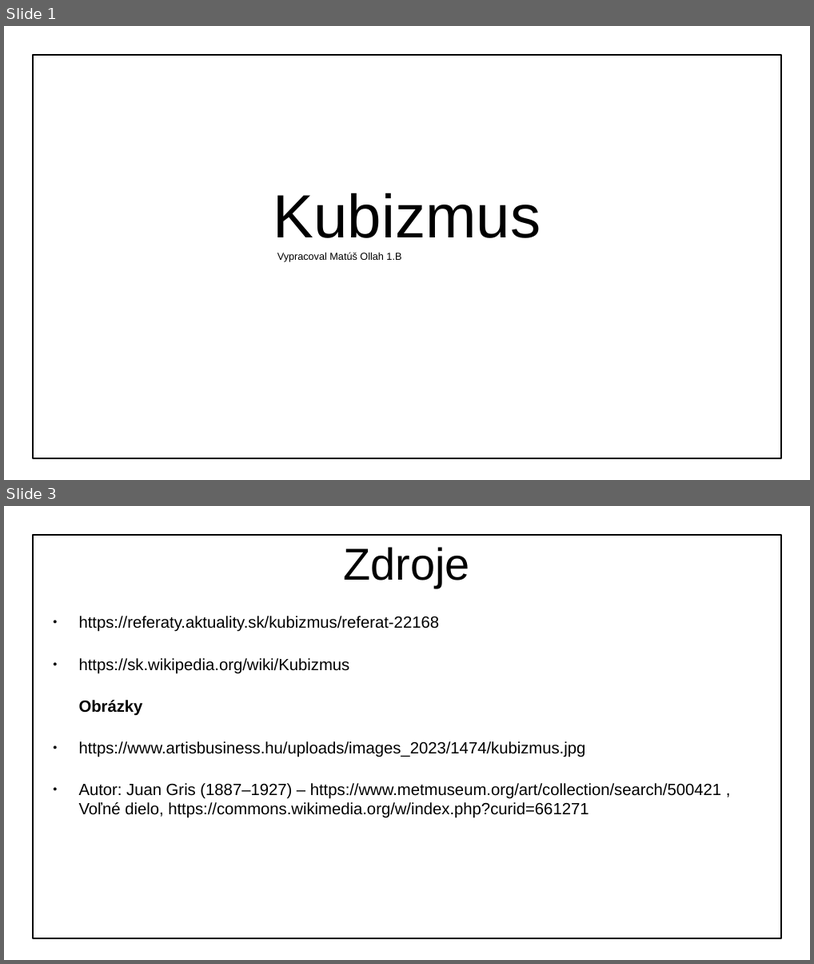
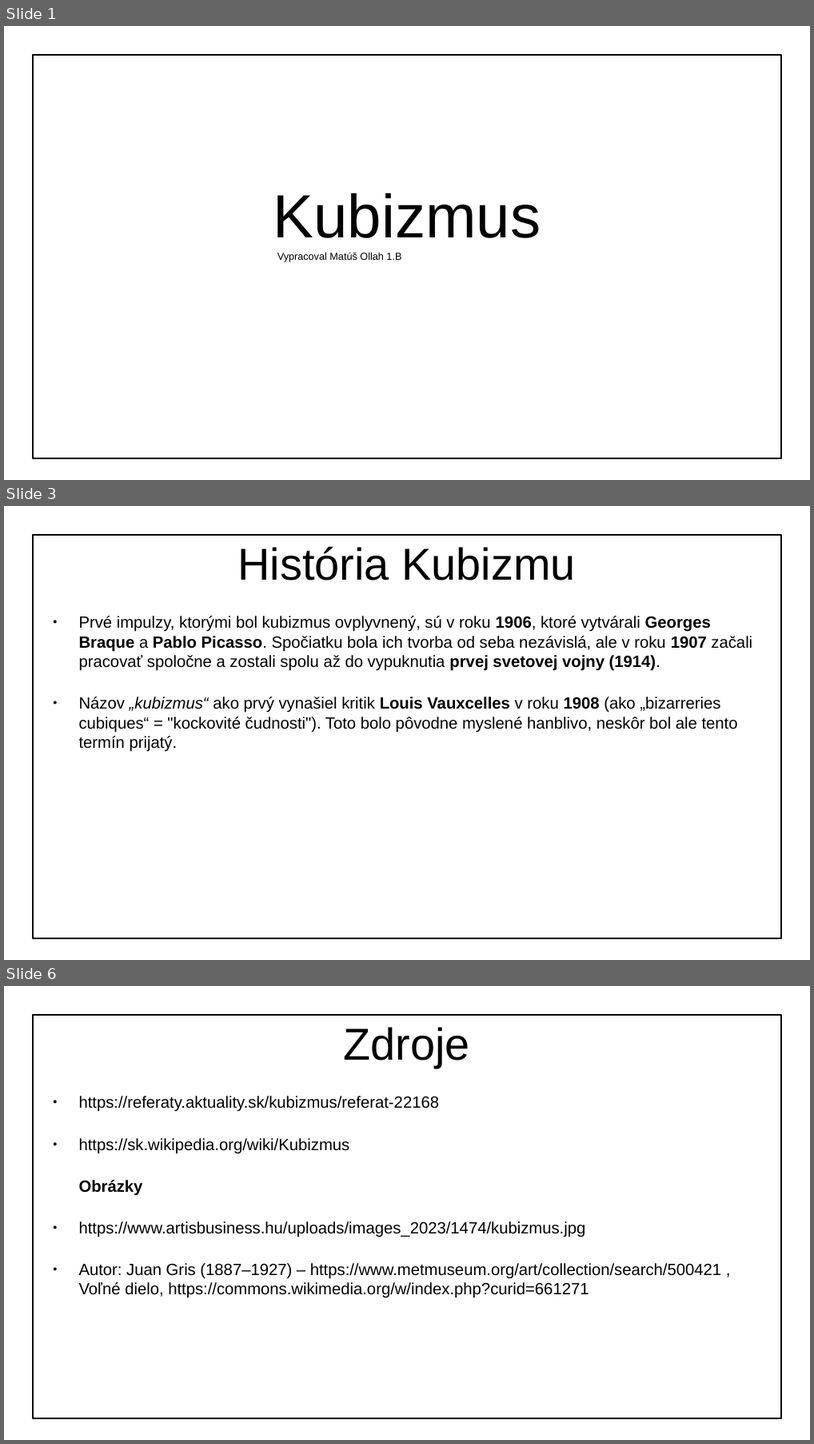
Before and after one commit to MatusOllah/kubizmus-ukl, a slide deck: kubizmus-ukl.odp. Shown one above the other, each under a label of ours: slides 1 and 3 before the commit, slides 1, 3 and 6 after it; the slides between them are not shown. The pictures are 814x964 and 814x1444 pixels, drawn with LibreOffice and Linux fonts; fonts in the diff are those of the drawing; background and template pictures are left out. Boxes give left, top, right and bottom in pixels: in the first picture for what was removed or moved away, otherwise in the second. Text is boxed around its words. In the diff, an @@ line names an element or a change of style, - is before the commit and + after.

Commit message:
história kubizmu

```diff
--- a/kubizmus-ukl.odp
+++ b/kubizmus-ukl.odp
@@ slide 3 added at bbox=[4, 506, 810, 960], background picture (left out) @@
@@ rectangle added at bbox=[33, 535, 782, 938], fill #FFFFFF at 75% opacity, outline #000000 2.01 pt @@
@@ title added at bbox=[238, 547, 575, 580], 44 pt, text #000000 @@
+História Kubizmu
@@ text added at bbox=[79, 616, 753, 752], 16 pt, text #000000 @@
+● Prvé impulzy, ktorými bol kubizmus ovplyvnený, sú v roku 1906, ktoré vytvárali Georges Braque a Pablo Picasso. Spočiatku bola ich tvorba od seba nezávislá, ale v roku 1907 začali pracovať spoločne a zostali spolu až do vypuknutia prvej svetovej vojny (1914).
+● Názov „kubizmus“ ako prvý vynašiel kritik Louis Vauxcelles v roku 1908 (ako „bizarreries cubiques“ = "kockovité čudnosti"). Toto bolo pôvodne myslené hanblivo, neskôr bol ale tento termín prijatý.
@@ what was slide 3 is now slide 6 @@
```
Also in this commit, not shown: 1 slide changed, 2 other slides added.
